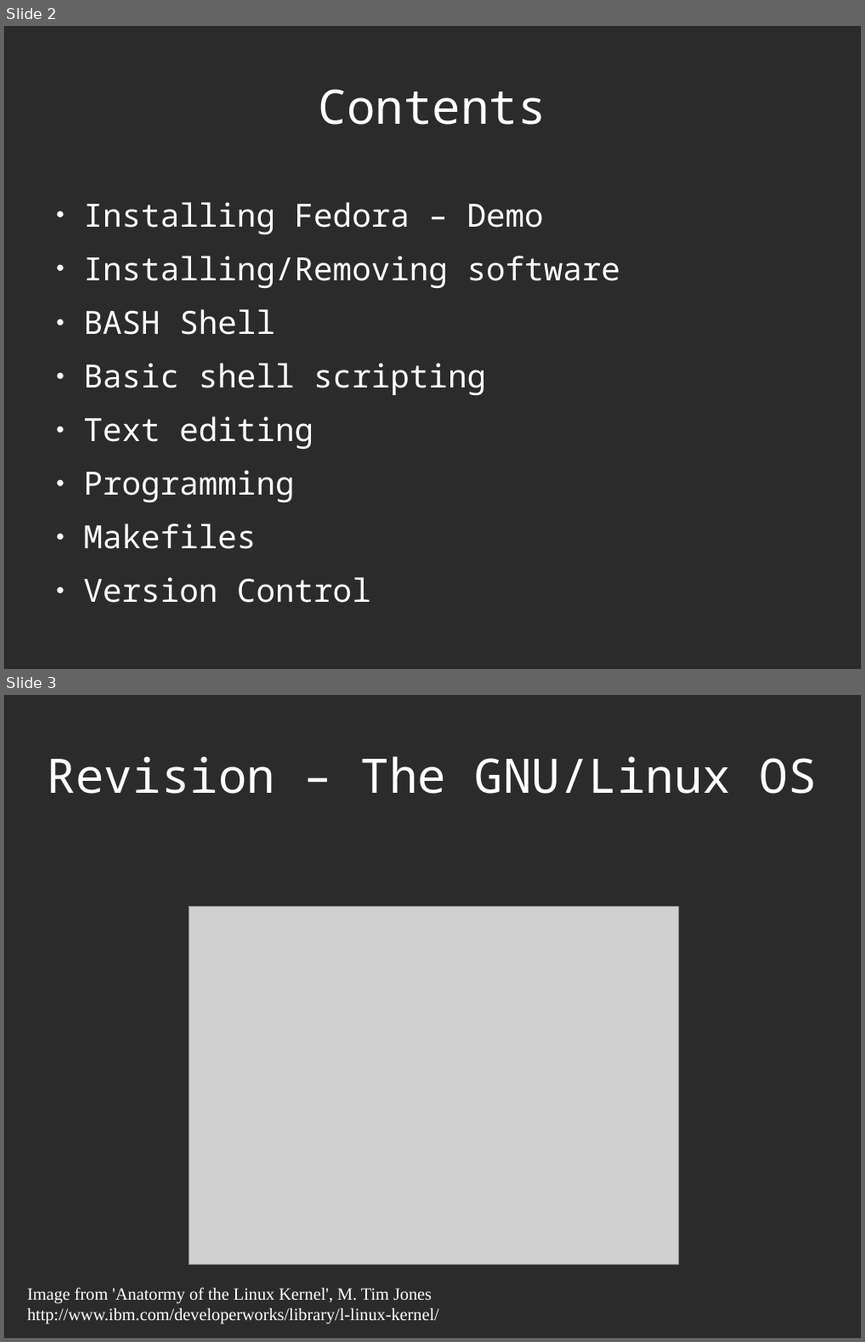
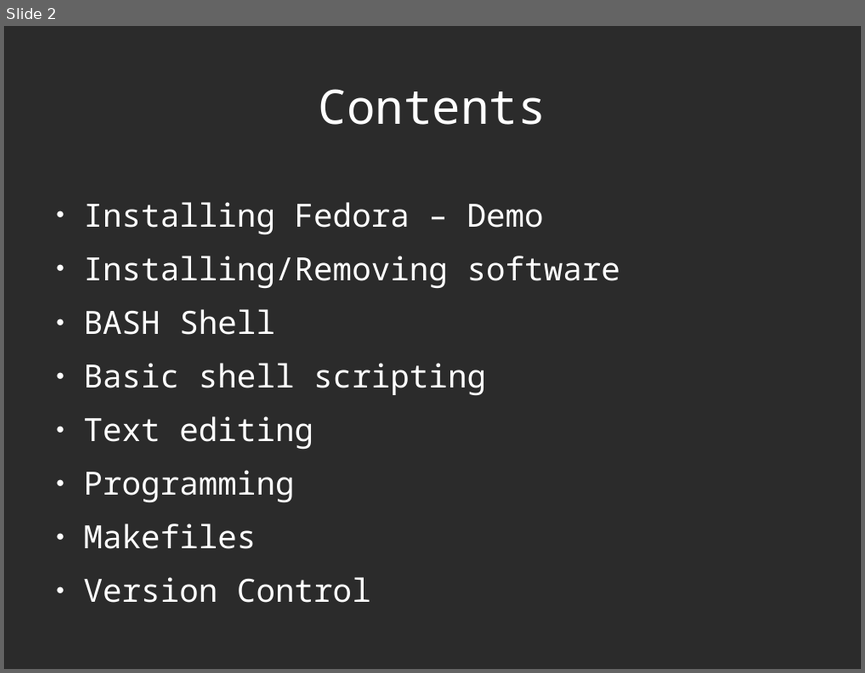
Before and after one commit to ashwith/workshopfiles, a slide deck: gnuslashlinux/docs/PPT2.odp. Shown one above the other, each under a label of ours: slides 2 and 3 before the commit, slide 2 after it. The pictures are 865x1342 and 865x673 pixels, drawn with LibreOffice and Linux fonts; fonts in the diff are those of the drawing; grey boxes stand for pictures; background and template pictures are left out; a plain dark background stands for a picture behind light text. Boxes give left, top, right and bottom in pixels: in the first picture for what was removed or moved away, otherwise in the second. Text is boxed around its words. In the diff, an @@ line names an element or a change of style, - is before the commit and + after.

```diff
--- a/gnuslashlinux/docs/PPT2.odp
+++ b/gnuslashlinux/docs/PPT2.odp
@@ slide 3 removed at [4,695,861,1338], background picture (left out) @@
@@ title removed at [47,756,817,794] @@
-Revision – The GNU/Linux OS
@@ picture removed at [189,907,679,1265] @@
@@ text removed at [27,1287,438,1324] @@
-Image from 'Anatormy of the Linux Kernel', M. Tim Jones
-http://www.ibm.com/developerworks/library/l-linux-kernel/
```
Also in this commit, not shown: 1 slide changed, 11 other files.
